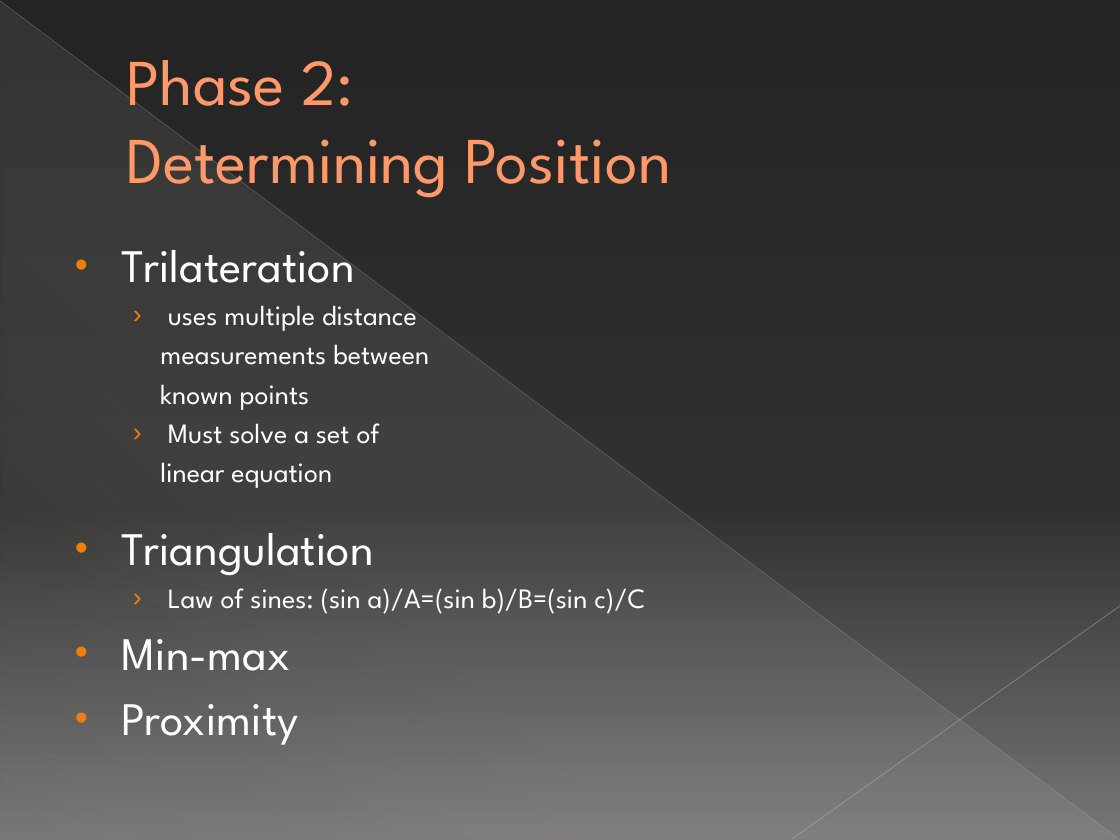
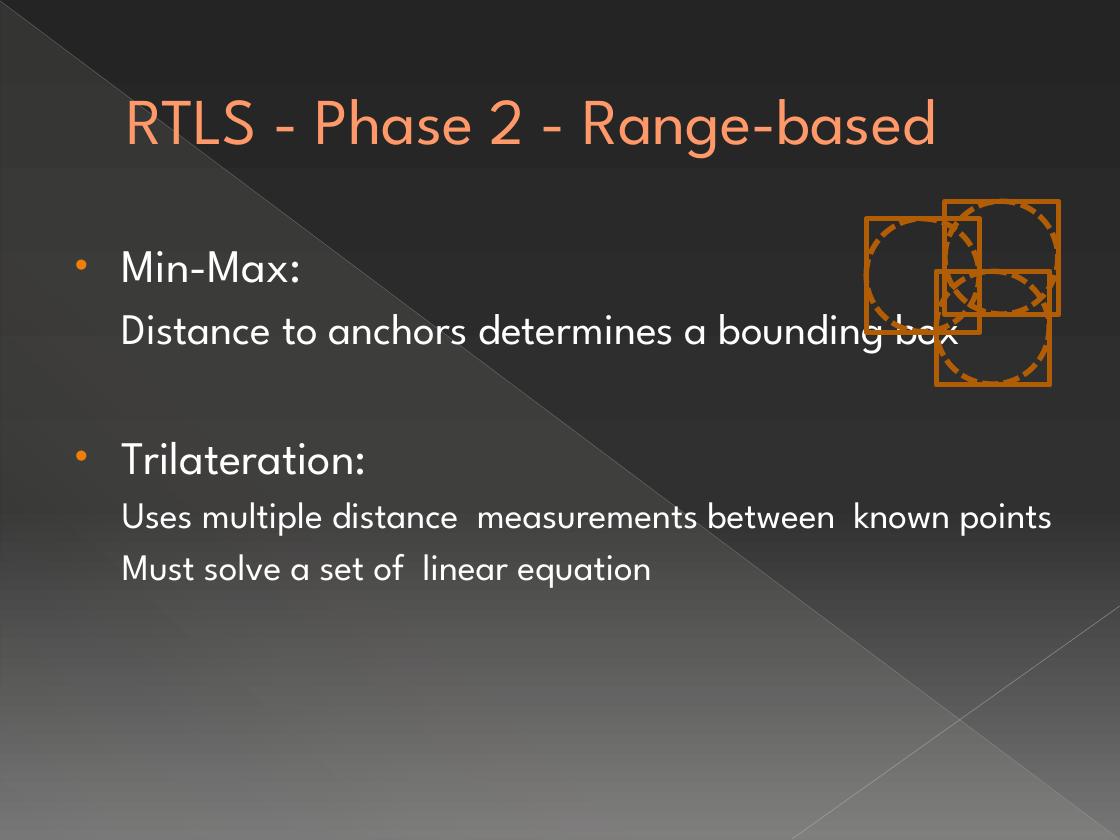
Before and after one commit to michelecorrea3/wsnlocalizationscala, a slide deck: slide 25 of Resources/WSN localization with Senseless framework.pptx (slide 27 before the commit). Drawn at 1120x840 pixels with LibreOffice and Linux fonts; fonts in the diff are those of the drawing. Boxes give left, top, right and bottom in pixels: in the first picture for what was removed or moved away, otherwise in the second. Text is boxed around its words. In the diff, an @@ line names an element or a change of style, - is before the commit and + after.

```diff
--- a/Resources/WSN localization with Senseless framework.pptx
+++ b/Resources/WSN localization with Senseless framework.pptx
@@ title at (126, 95, 936, 163): text changed @@
-Phase 2:
-Determining Position
+RTLS - Phase 2 - Range-based
@@ ellipse added at (945, 202, 1058, 315), outline #B25E07 3.5 pt dashed @@
@@ rectangle added at (945, 202, 1060, 316), outline #B25E07 3.25 pt @@
@@ ellipse added at (866, 218, 979, 332), outline #B25E07 3.5 pt dashed @@
@@ rectangle added at (866, 218, 980, 333), outline #B25E07 3.25 pt @@
@@ text at (122, 251, 1053, 588): text changed; size 18 to 24 pt @@
-• Trilateration
-  › uses multiple distance
-  measurements between
-  known points
-  › Must solve a set of
-  linear equation
-• Triangulation
-  › Law of sines: (sin a)/A=(sin b)/B=(sin c)/C
-• Min-max
-• Proximity
+• Min-Max:
+Distance to anchors determines a bounding box
+• Trilateration:
+Uses multiple distance measurements between known points
+Must solve a set of linear equation
@@ ellipse added at (936, 271, 1049, 384), outline #B25E07 3.5 pt dashed @@
@@ rectangle added at (936, 271, 1051, 385), outline #B25E07 3.25 pt @@
```
Also in this commit, not shown: 36 other slides changed, 36 slides added, 15 slides removed.
